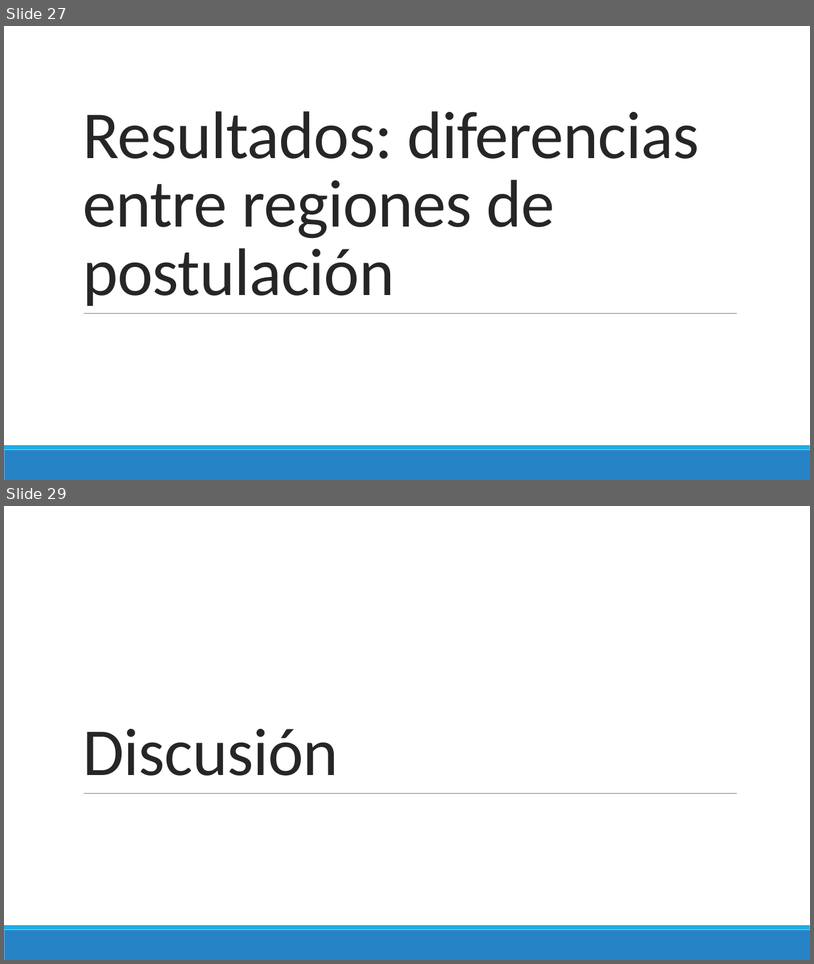
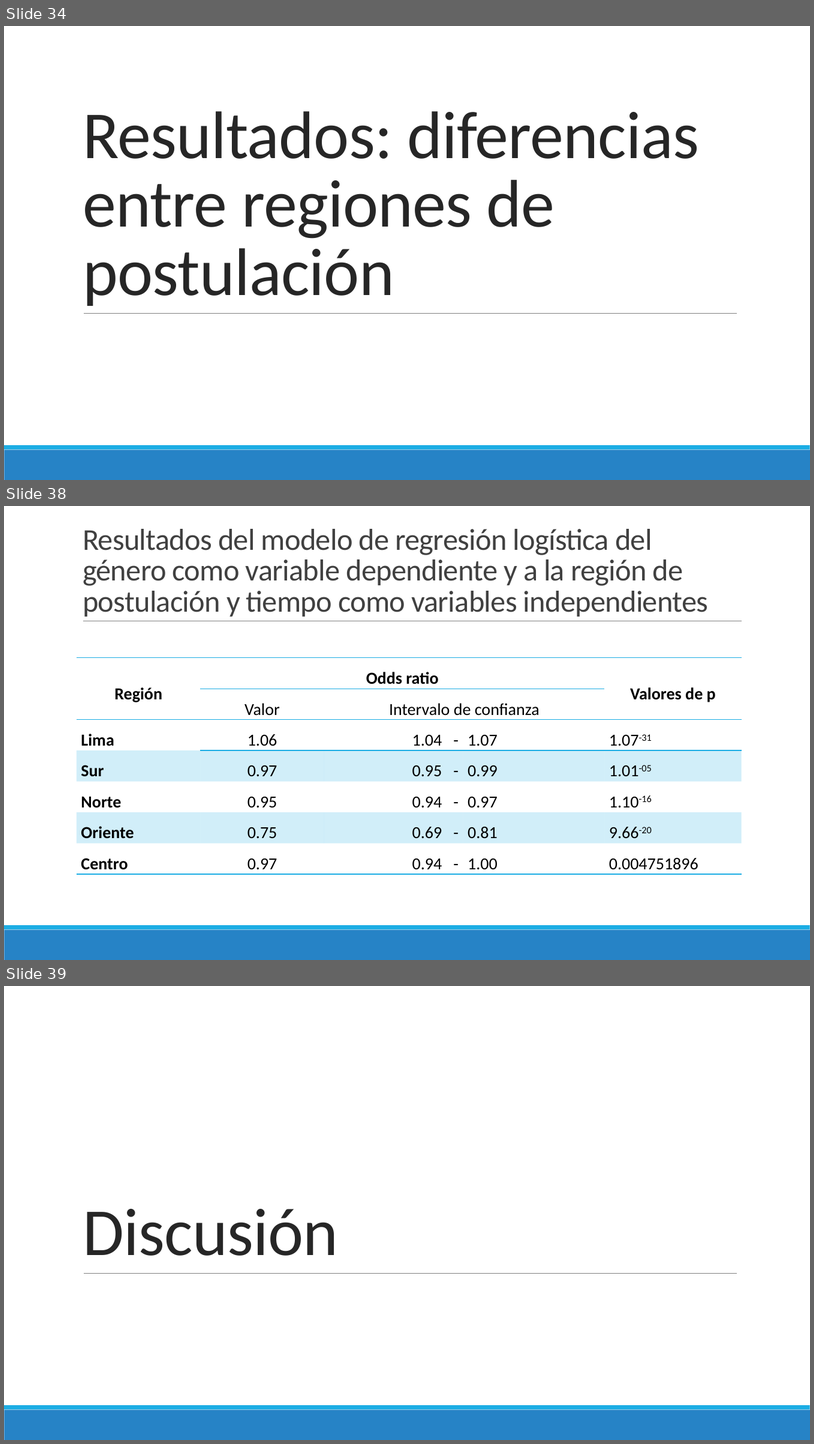
Before and after one commit to danimedi/tesis_genero_especialidades, a slide deck: doc/diapositivas_sustentacion_tesis.pptx. Shown one above the other, each under a label of ours: slides 27 and 29 before the commit, slides 34, 38 and 39 after it; the slides between them are not shown. The pictures are 814x964 and 814x1444 pixels, drawn with LibreOffice and Linux fonts; fonts in the diff are those of the drawing. Boxes give left, top, right and bottom in pixels: in the first picture for what was removed or moved away, otherwise in the second. Text is boxed around its words. In the diff, an @@ line names an element or a change of style, - is before the commit and + after.

```diff
--- a/doc/diapositivas_sustentacion_tesis.pptx
+++ b/doc/diapositivas_sustentacion_tesis.pptx
@@ slide 38 added at (x1=4, y1=506, x2=810, y2=960), background #FFFFFF; not listed: 2 template elements that a slide beside it also shows @@
@@ title added at (x1=83, y1=529, x2=709, y2=616), 36 pt, text #404040 @@
+Resultados del modelo de regresión logística del género como variable dependiente y a la región de postulación y tiempo como variables independientes
@@ line added from (83, 621) to (743, 621), #808080 0.5 pt @@
@@ table added at (x1=77, y1=658, x2=743, y2=872), 7 rows, 5 columns @@
+Región | Odds ratio |  |  | Valores de p
+ | Valor | Intervalo de confianza |  | 
+Lima | 1.06 | 1.04 - | 1.07 | 1.07-31
+Sur | 0.97 | 0.95 - | 0.99 | 1.01-05
+Norte | 0.95 | 0.94 - | 0.97 | 1.10-16
+Oriente | 0.75 | 0.69 - | 0.81 | 9.66-20
+Centro | 0.97 | 0.94 - | 1.00 | 0.004751896
@@ what was slide 27 is now slide 34 @@
@@ what was slide 29 is now slide 39 @@
```
Also in this commit, not shown: 1 slide changed, 12 other slides added, 3 slides removed.
